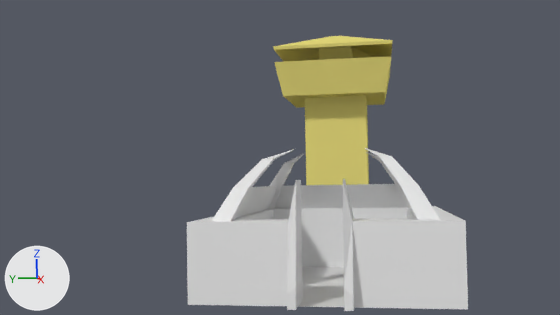
The Blender file Tower/Tower.blend: old version first, new version second.
The view is the same before and after, from the file's camera 'Camera'. Arrows for +X, +Y and +Z are at lower left; the lights stay in place.

Objects in the first picture: 'RaptorPen', 'Tower'.
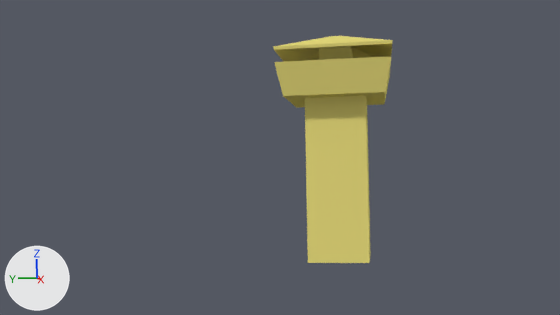
What the commit changed:
Object 'RaptorPen' (ob_raptorpen) is now hidden.

Pixel boxes (x1, y1, x2, y2) of what changed, in the pictures (560 x 315 px):
'RaptorPen', hidden: before (187, 148, 468, 311)
